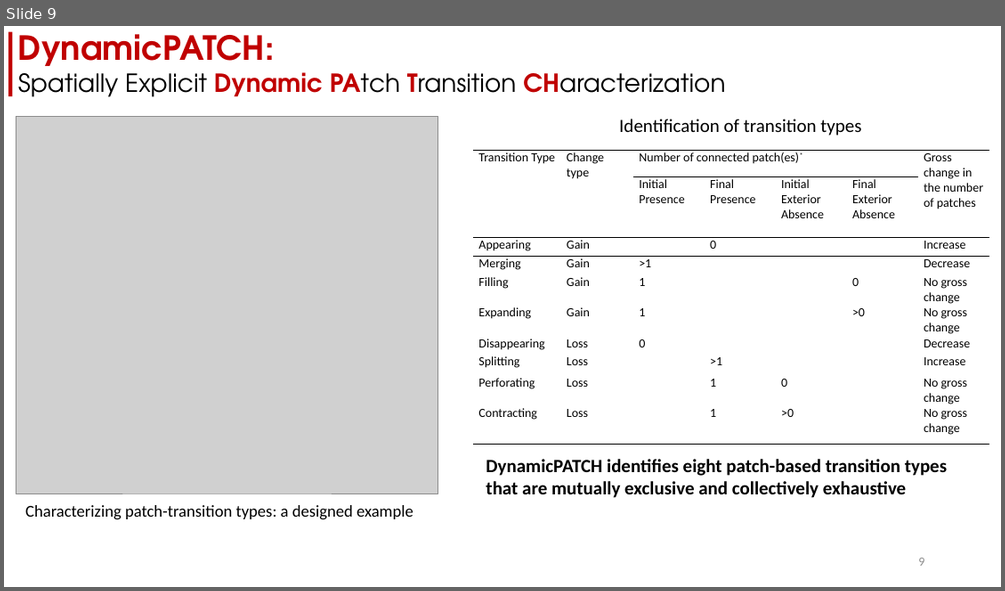
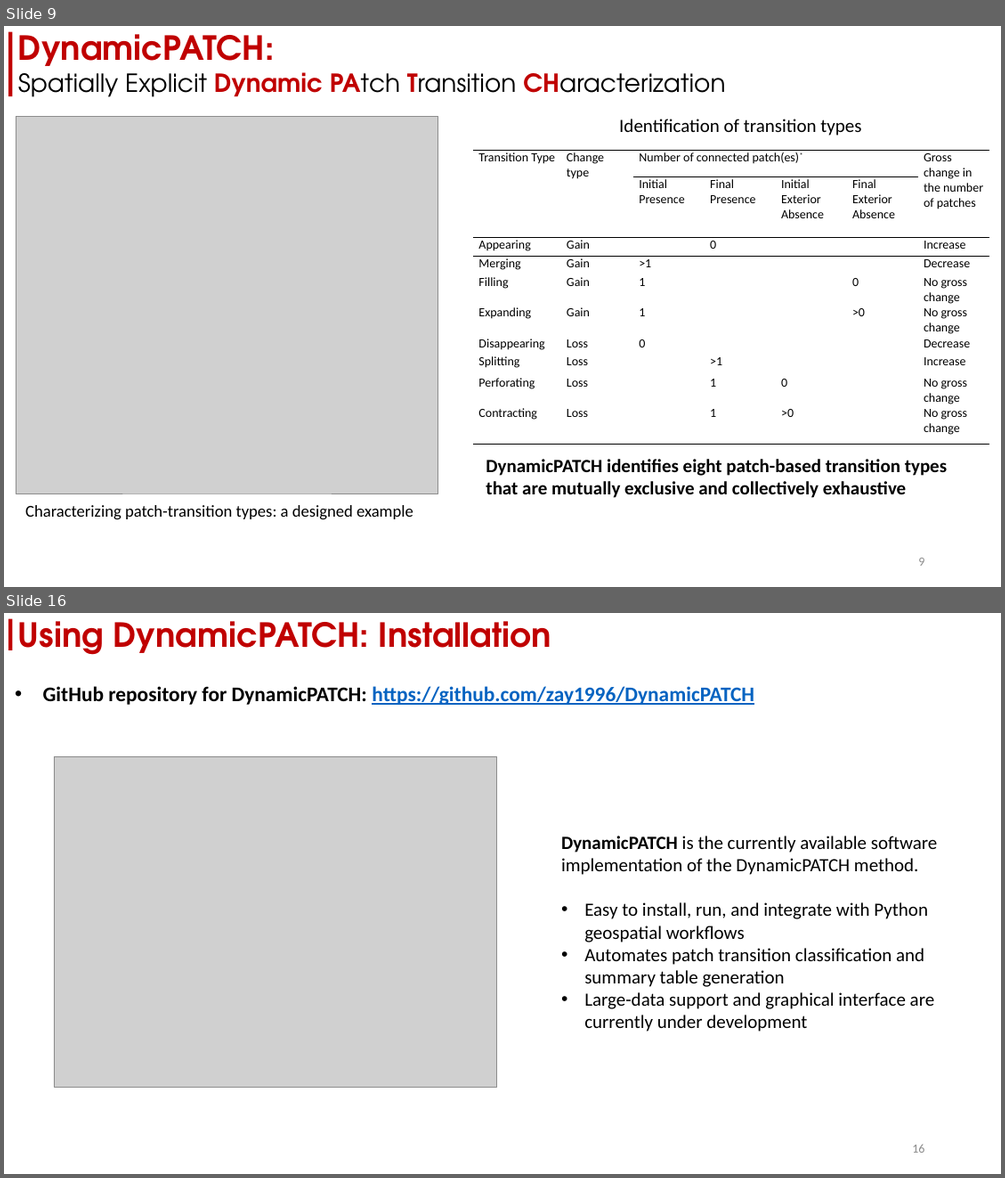
Before and after one commit to zay1996/Workshop_GIStimeseries, a slide deck: assets/slides/workshop_DynamicPATCH.pptx. Shown one above the other, each under a label of ours: slide 9 before the commit, slides 9 and 16 after it; the slides between them are not shown. The pictures are 1005x591 and 1005x1178 pixels, drawn with LibreOffice and Linux fonts; fonts in the diff are those of the drawing; grey boxes stand for pictures. Boxes give left, top, right and bottom in pixels: in the first picture for what was removed or moved away, otherwise in the second. Text is boxed around its words. In the diff, an @@ line names an element or a change of style, - is before the commit and + after.

```diff
--- a/assets/slides/workshop_DynamicPATCH.pptx
+++ b/assets/slides/workshop_DynamicPATCH.pptx
@@ slide 16 added at [4,613,1001,1174], background #FFFFFF @@
@@ rectangle added at [8,619,12,650], fill #C00000 @@
@@ text added at [18,621,551,655], 32 pt, text #C00000, bold @@
+Using DynamicPATCH: Installation
@@ text added at [43,686,754,705], 20 pt, text #0563C1, bold, underline @@
+• GitHub repository for DynamicPATCH: https://github.com/zay1996/DynamicPATCH
@@ picture added at [54,756,498,1087] @@
@@ text added at [561,835,938,1031], 18 pt, text #000000 @@
+DynamicPATCH is the currently available software implementation of the DynamicPATCH method.
+• Easy to install, run, and integrate with Python geospatial workflows
+• Automates patch transition classification and summary table generation
+• Large-data support and graphical interface are currently under development
@@ page number added at [912,1144,924,1152], 12 pt, text #8C8C8C @@
+16
```
Also in this commit, not shown: 13 slides changed, 2 other slides added, 10 slides removed, 6 other files.
